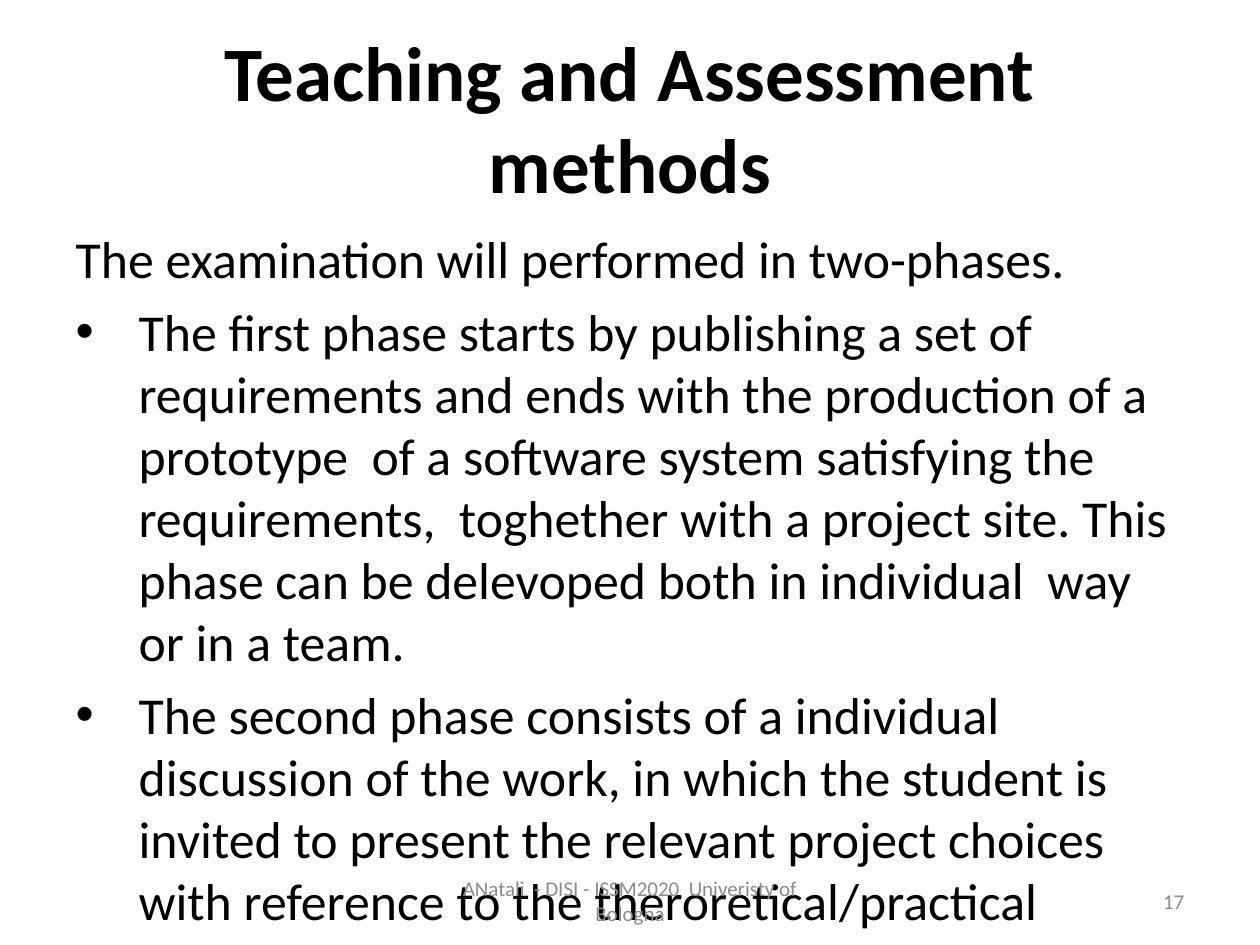
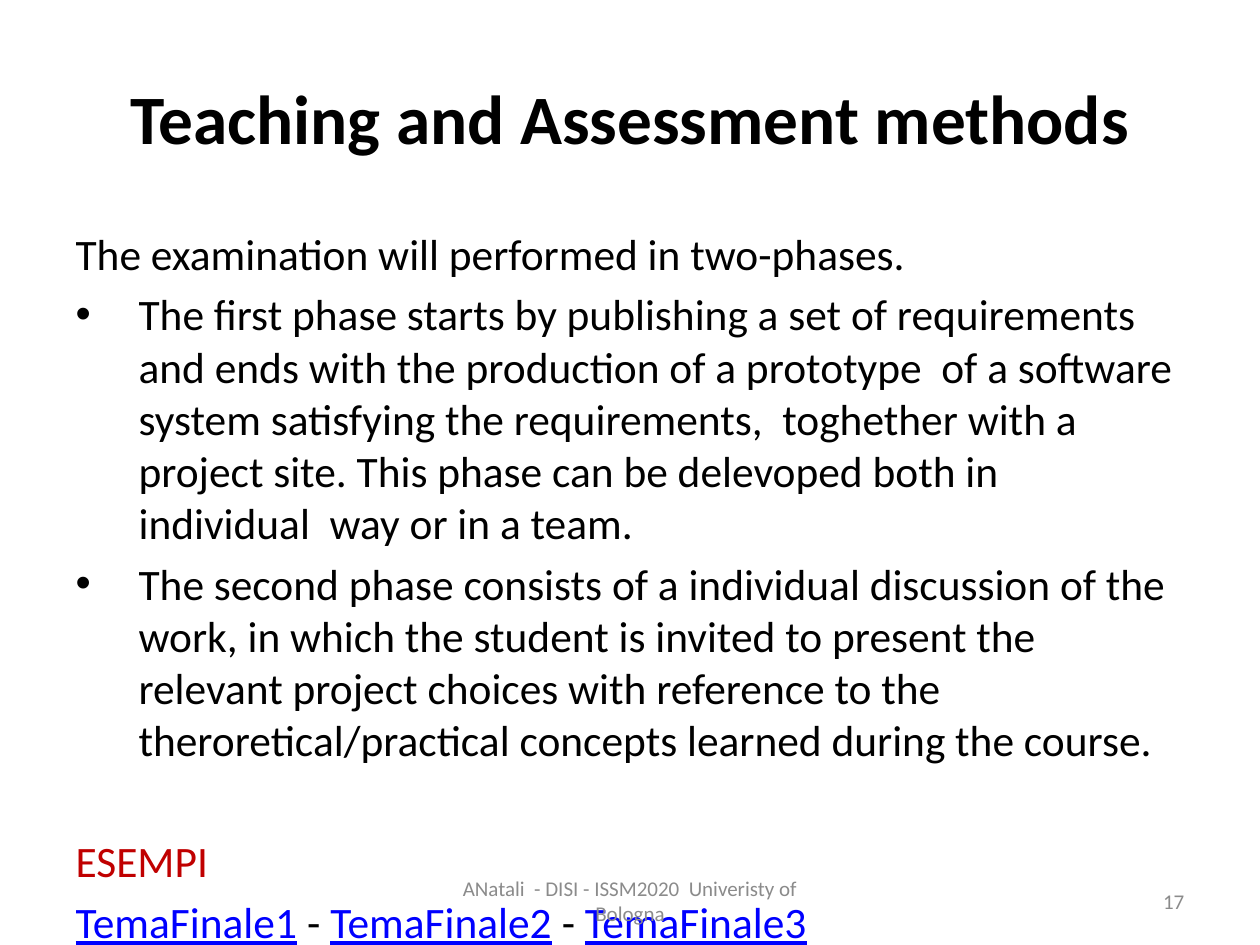
Before and after one commit to anatali/iss2020LabBo, a slide deck: slide 17 of it.unibo.issLabStart/userDocs/ISSM2020.pptx. Drawn at 1260x945 pixels with LibreOffice and Linux fonts; fonts in the diff are those of the drawing. Boxes give left, top, right and bottom in pixels: in the first picture for what was removed or moved away, otherwise in the second. Text is boxed around its words. In the diff, an @@ line names an element or a change of style, - is before the commit and + after.

```diff
--- a/it.unibo.issLabStart/userDocs/ISSM2020.pptx
+++ b/it.unibo.issLabStart/userDocs/ISSM2020.pptx
@@ title "Teaching and Assessment methods" at bbox=[130, 95, 1129, 156]: size 44 to 39.6 pt @@
@@ text "The examination will performed in ..." at bbox=[76, 240, 1172, 764]: size 29.6 to 24.8 pt @@
```
Also in this commit, not shown: 7 other slides changed, 16 other files.
